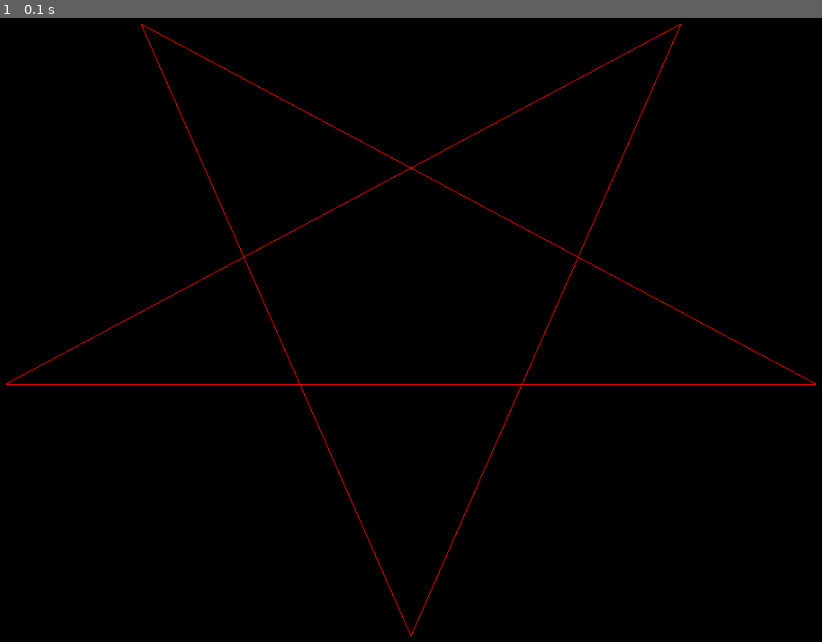
Above: before the commit, frame 1.
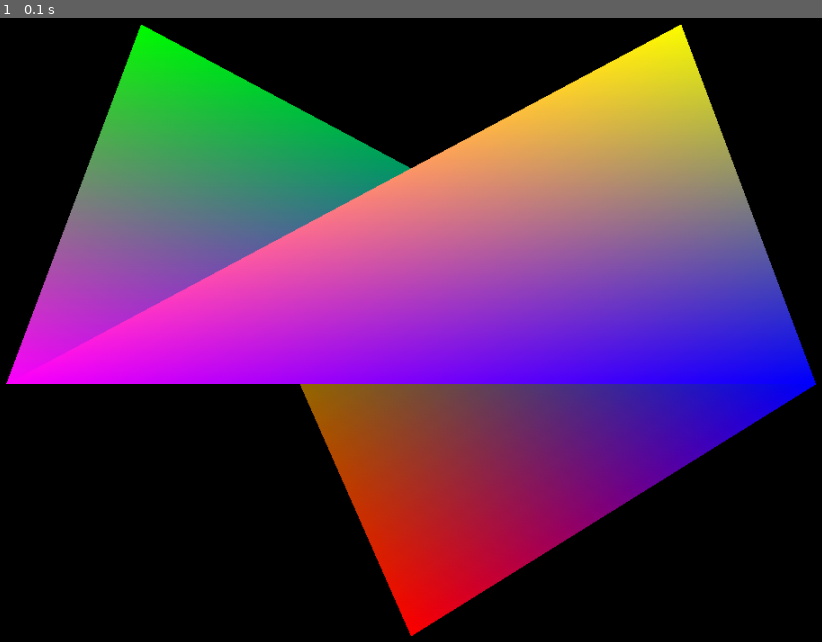
Above: after the commit, the same moment.

Repository: oz-hernandez/EngineOpenGL
Game: pygame game, started from Engine2/shader.py
Two runs of this game, one before a commit and one after it. Both use one fixed random seed, a clock stepped at 60 frames per second and the inputs below.
Inputs:
- Up to frame 1 (0.1 s): no input

The runs differ from the first frame. In frame 1, 53% of the frame differs, in the area x 0-100%, y 0-100%.

Commit message:
add colors to shader. implementations needed for osx

Diff:
--- a/Engine2/glapp/PyOGLApp.py
+++ b/Engine2/glapp/PyOGLApp.py
@@ -1,3 +1,4 @@
+import pygame.display
 from pygame.locals import *
 from .Camera import *
 import os
@@ -10,8 +11,12 @@
         self.screen_width = screen_width
         self.screen_height = screen_height
         pygame.init()
+        pygame.display.gl_set_attribute(pygame.GL_MULTISAMPLEBUFFERS, 1)
+        pygame.display.gl_set_attribute(pygame.GL_MULTISAMPLESAMPLES, 4)
+        pygame.display.gl_set_attribute(pygame.GL_CONTEXT_PROFILE_MASK, pygame.GL_CONTEXT_PROFILE_CORE)
         self.screen = pygame.display.set_mode((self.screen_width, self.screen_height), DOUBLEBUF | OPENGL)
         self.camera = Camera()
+        self.program_id = None
 
     def draw_world_axes(self):
         glLineWidth(4)
--- a/Engine2/shader.py
+++ b/Engine2/shader.py
@@ -6,18 +6,22 @@
 vertex_shader = r'''
 #version 330 core
 in vec3 pos;
+in vec3 vertex_color;
+out vec3 color;
 void main()
 {
     gl_Position = vec4(pos.x, pos.y, pos.z, 1);
+    color = vertex_color;
 }
 '''
 
 fragment_shader = r'''
 #version 330 core
+in vec3 color;
 out vec4 frag_color;
 void main()
 {
-    frag_color = vec4(1, 0, 0, 1);
+    frag_color = vec4(color, 1);
 }
 '''
 
@@ -40,6 +44,9 @@
         self.vertex_count = len(position_data)
         position_variable = GraphicsData("vec3", position_data)
         position_variable.create_variable(self.program_id, "pos")
+        color_data = [[1, 0 ,0], [0, 1, 0], [0, 0, 1], [1, 0, 1], [1, 1, 0]]
+        color_var = GraphicsData("vec3", color_data)
+        color_var.create_variable(self.program_id, "vertex_color")
 
 
     def camera_init(self):
@@ -48,6 +55,6 @@
     def display(self):
         glClear(GL_COLOR_BUFFER_BIT | GL_DEPTH_BUFFER_BIT)
         glUseProgram(self.program_id)
-        glDrawArrays(GL_LINE_LOOP, 0, self.vertex_count)
+        glDrawArrays(GL_TRIANGLE_STRIP, 0, self.vertex_count)
 
 FirstShader().mainloop()
